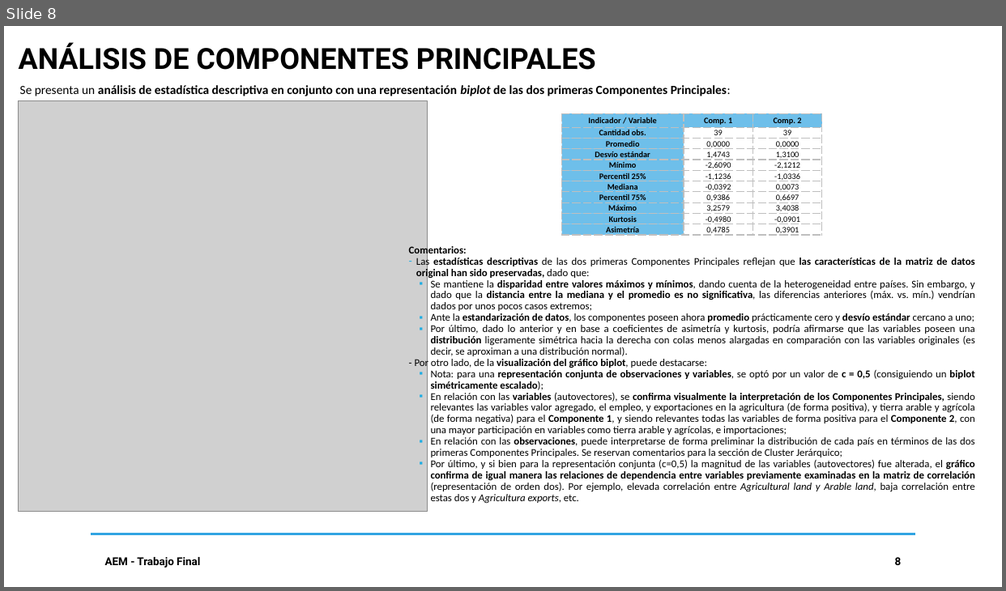
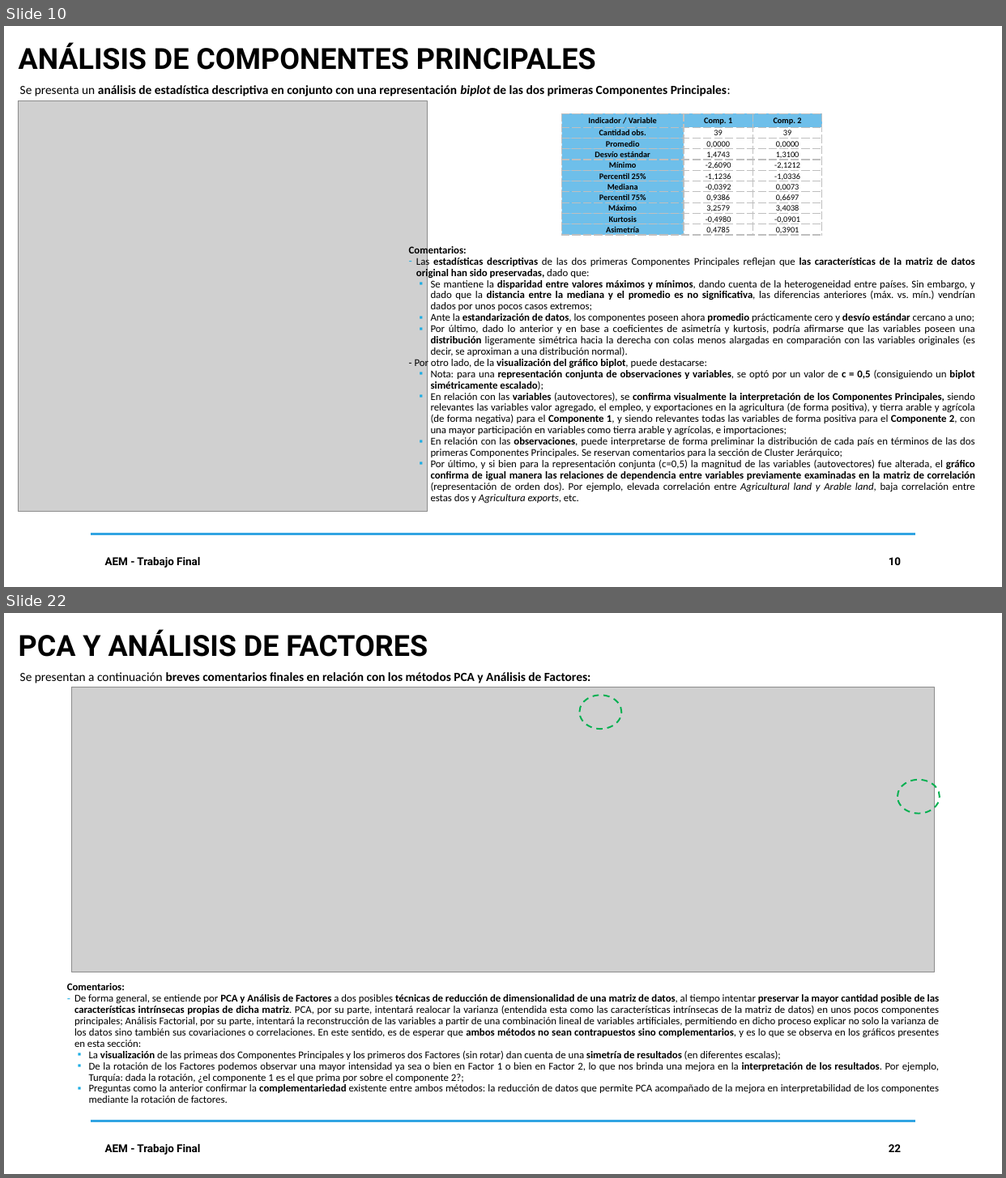
Before and after one commit to DavidGuzzi/MECMT04, a slide deck: AEM PPT 20240930.pptx. Shown one above the other, each under a label of ours: slide 8 before the commit, slides 10 and 22 after it; the slides between them are not shown. The pictures are 1006x591 and 1006x1178 pixels, drawn with LibreOffice and Linux fonts; fonts in the diff are those of the drawing; grey boxes stand for pictures. Boxes give left, top, right and bottom in pixels: in the first picture for what was removed or moved away, otherwise in the second. Text is boxed around its words. In the diff, an @@ line names an element or a change of style, - is before the commit and + after.

```diff
--- a/AEM PPT 20240930.pptx
+++ b/AEM PPT 20240930.pptx
@@ slide 22 added at (4, 613, 1002, 1174), background #FFFFFF @@
@@ text added at (19, 629, 428, 657), 28 pt, text #000000, bold @@
+PCA Y ANÁLISIS DE FACTORES
@@ text added at (20, 672, 590, 683), 12 pt, text #000000, bold @@
+Se presentan a continuación breves comentarios finales en relación con los métodos PCA y Análisis de Factores:
@@ picture added at (71, 687, 935, 973) @@
@@ ellipse added at (580, 696, 621, 729), outline #00B050 1.5 pt dashed @@
@@ ellipse added at (898, 780, 940, 814), outline #00B050 1.5 pt dashed @@
@@ text added at (67, 983, 940, 1103), 10 pt, text #000000 @@
+Comentarios:
+– De forma general, se entiende por PCA y Análisis de Factores a dos posibles técnicas de reducción de dimensionalidad de una matriz de datos, al tiempo intentar preservar la mayor cantidad posible de las características intrínsecas propias de dicha matriz. PCA, por su parte, intentará realocar la varianza (entendida esta como las características intrínsecas de la matriz de datos) en unos pocos componentes principales; Análisis Factorial, por su parte, intentará la reconstrucción de las variables a partir de una combinación lineal de variables artificiales, permitiendo en dicho proceso explicar no solo la varianza de los datos sino también sus covariaciones o correlaciones. En este sentido, es de esperar que ambos métodos no sean contrapuestos sino complementarios, y es lo que se observa en los gráficos presentes en esta sección:
+  ▪ La visualización de las primeas dos Componentes Principales y los primeros dos Factores (sin rotar) dan cuenta de una simetría de resultados (en diferentes escalas);
+  ▪ De la rotación de los Factores podemos observar una mayor intensidad ya sea o bien en Factor 1 o bien en Factor 2, lo que nos brinda una mejora en la interpretación de los resultados. Por ejemplo, Turquía: dada la rotación, ¿el componente 1 es el que prima por sobre el componente 2?;
+  ▪ Preguntas como la anterior confirmar la complementariedad existente entre ambos métodos: la reducción de datos que permite PCA acompañado de la mejora en interpretabilidad de los componentes mediante la rotación de factores.
@@ line added from (90, 1122) to (916, 1122), #31A4E2 2 pt @@
@@ text added at (105, 1144, 200, 1155), 10.5 pt, text #000000, bold @@
+AEM - Trabajo Final
@@ page number added at (889, 1144, 901, 1152), 10.5 pt, text #000000, bold @@
+22
@@ what was slide 8 is now slide 10 @@
@@ page number at (889, 557, 901, 565): text changed @@
-8
+10
```
Also in this commit, not shown: 10 slides changed, 5 other slides added, 1 slide removed, 4 other files.
